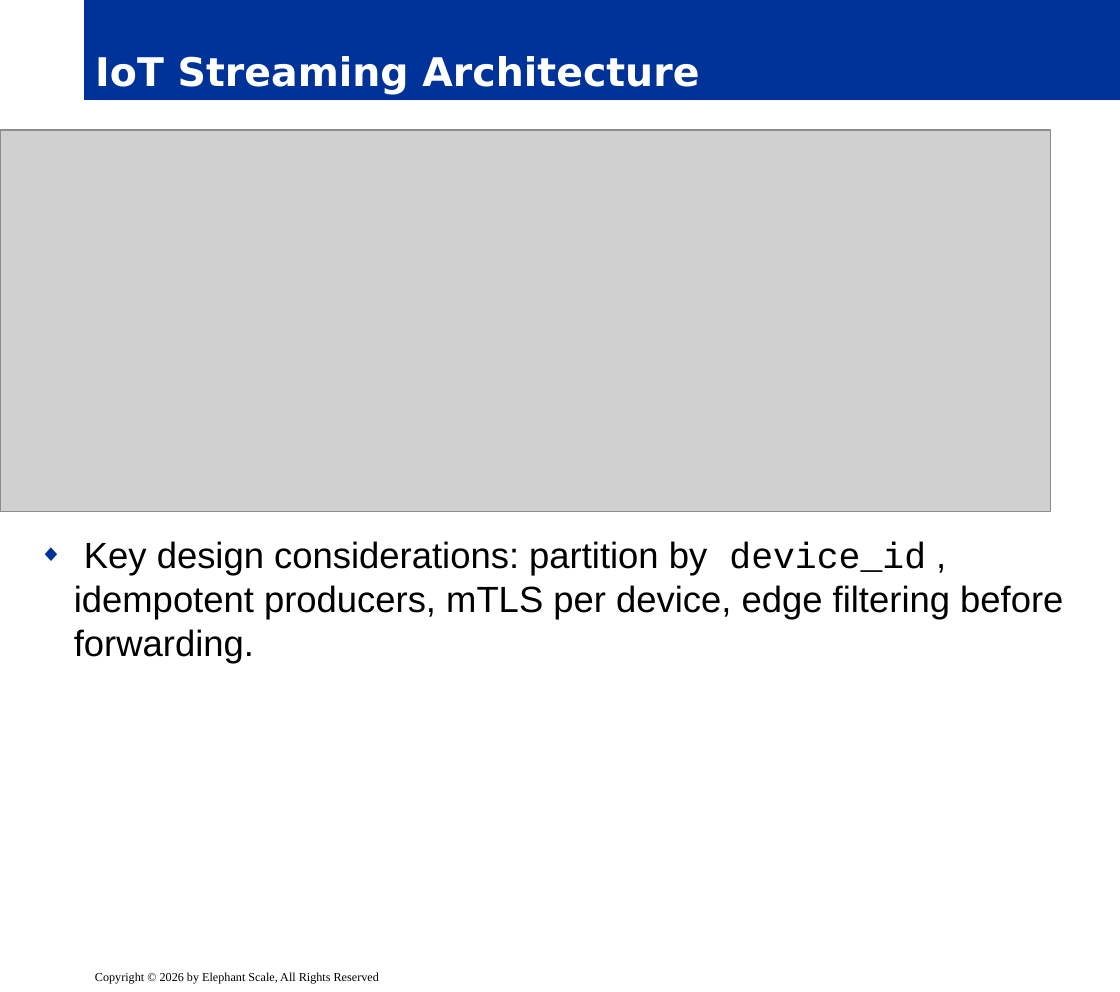
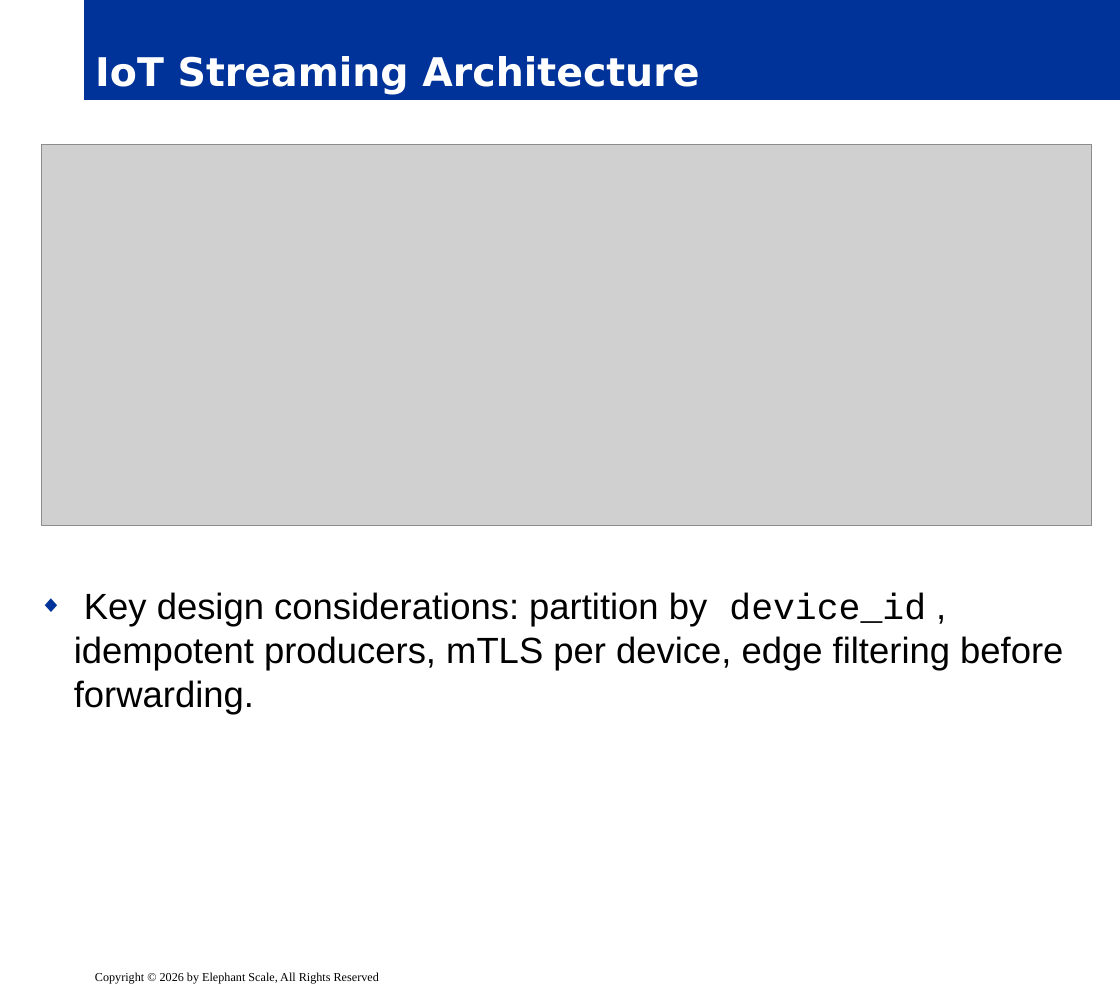
Before and after one commit to elephantscale/Advanced-Kafka-Streaming, a slide deck: slide 8 of slides/release/06__module6.pptx. Drawn at 1120x992 pixels with LibreOffice and Linux fonts; fonts in the diff are those of the drawing; grey boxes stand for pictures; background and template pictures are left out. Boxes give left, top, right and bottom in pixels: in the first picture for what was removed or moved away, otherwise in the second. Text is boxed around its words. In the diff, an @@ line names an element or a change of style, - is before the commit and + after.

```diff
--- a/slides/release/06__module6.pptx
+++ b/slides/release/06__module6.pptx
@@ text "Key design considerations: partition by ...": place and size @@
-text "Key design considerations: partition by ..." at (74,541,1063,663)
+text "Key design considerations: partition by ..." at (74,592,1063,714)
@@ picture: place and size @@
-picture at (0,130,1050,511)
+picture at (42,144,1092,526)
```
Also in this commit, not shown: 12 other slides changed, 5 slides added.
